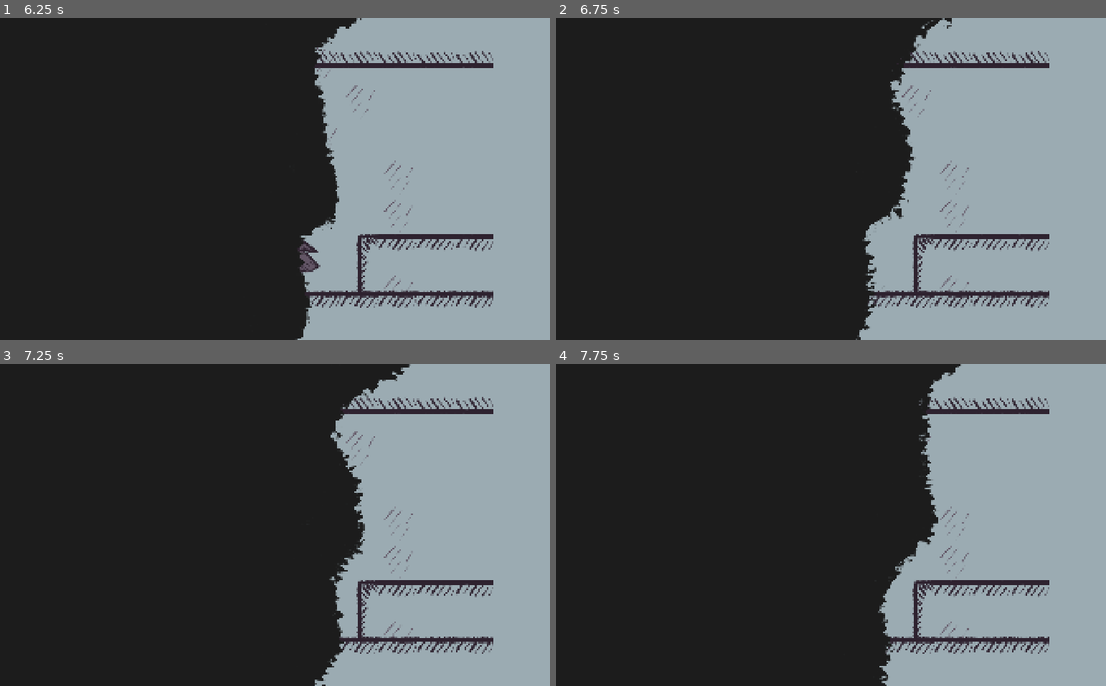
Above: before the commit, frames 1-4 (two rows, left to right).
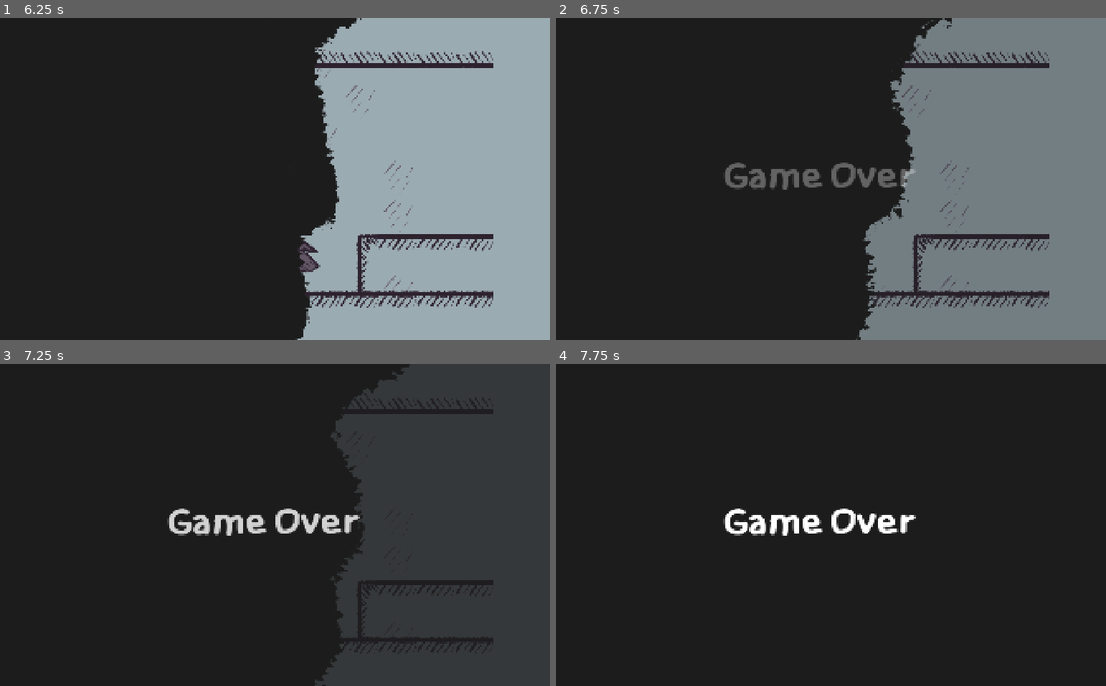
Above: after the commit, the same moments.

Repository: YiTongHu-SC/upside-down
Game: Godot game, scene res://scenes/main.tscn
The game is run twice, just before and just after one commit, with the same random seed, the same clock (stepped at 60 frames per second) and the same inputs.
Inputs:
- Up to frame 1 (6.25 s): hold D (MOVE_RIGHT) 0.53-2.03 s; tap Space (JUMP) at 0.77, 1.52, 3.02, 3.77, 4.52, 6.02 s; hold A (MOVE_LEFT) 2.03-2.78 s; hold D (MOVE_RIGHT) 2.78-4.28 s; hold A (MOVE_LEFT) 4.28-5.03 s; hold D (MOVE_RIGHT) 5.03-5.78 s; hold A (MOVE_LEFT) from 5.78 s (still down)
- Up to frame 2 (6.75 s): keep holding A (MOVE_LEFT)
- Up to frame 3 (7.25 s): keep holding A (MOVE_LEFT); tap Space (JUMP) at 6.77 s
- Up to frame 4 (7.75 s): release A (MOVE_LEFT) at 7.28 s; hold D (MOVE_RIGHT) from 7.28 s (still down); tap Space (JUMP) at 7.52 s

Frame 1 is identical in both runs. In frame 2, 38% of the frame differs, in the area x 30-100%, y 0-100%; in frame 3, 36%; in frame 4, 35%.

Commit message:
feat: add game over screen and custom font
- Add PaperHand font files and README
- Create main_theme.tres for custom theme
- Update project.godot to use custom theme
- Add game_over.gd script for game over screen
- Modify main.tscn to include game over panel and use custom theme

Diff:
--- /dev/null
+++ b/main_theme.tres
@@ -0,0 +1,6 @@
+[gd_resource type="Theme" load_steps=2 format=3 uid="uid://bnogvt7gfe55x"]
+
+[ext_resource type="FontFile" uid="uid://den8b07forq48" path="res://font/PaperHand/PaperHand-Regular-Black.ttf" id="1_470mv"]
+
+[resource]
+default_font = ExtResource("1_470mv")
--- a/project.godot
+++ b/project.godot
@@ -21,6 +21,10 @@
 window/size/viewport_height=1080
 window/stretch/mode="canvas_items"
 
+[gui]
+
+theme/custom="uid://bnogvt7gfe55x"
+
 [input]
 
 JUMP={
--- /dev/null
+++ b/scenes/game_over.gd
@@ -0,0 +1,9 @@
+extends PanelContainer
+
+func _ready() -> void:
+	modulate.a = 0
+	visible = true
+
+func trigger_game_over():
+	var tween = get_tree().create_tween()
+	tween.tween_property(self, "modulate:a", 1, 1)
--- a/scenes/main.tscn
+++ b/scenes/main.tscn
@@ -1,10 +1,15 @@
-[gd_scene load_steps=6 format=4 uid="uid://b0spwfs1gscuy"]
+[gd_scene load_steps=9 format=4 uid="uid://b0spwfs1gscuy"]
 
 [ext_resource type="PackedScene" uid="uid://bs1xrjb27dvn0" path="res://nodes/hero.tscn" id="1_0wfyh"]
 [ext_resource type="Material" uid="uid://cyap16m41y5tj" path="res://scenes/scene_mat.tres" id="1_tbgi4"]
 [ext_resource type="TileSet" uid="uid://xk2hqrsam3si" path="res://tile_map/tile.tres" id="2_0wfyh"]
 [ext_resource type="PackedScene" uid="uid://n2b7rx3a8c4s" path="res://nodes/enemy.tscn" id="4_tbgi4"]
+[ext_resource type="Theme" uid="uid://bnogvt7gfe55x" path="res://main_theme.tres" id="6_o6xl0"]
 [ext_resource type="Script" uid="uid://ffrbkwye1y0h" path="res://scenes/camera.gd" id="6_tefeu"]
+[ext_resource type="Script" uid="uid://vwsy6vskwmlw" path="res://scenes/game_over.gd" id="6_tipki"]
+
+[sub_resource type="StyleBoxFlat" id="StyleBoxFlat_tbgi4"]
+bg_color = Color(0.11, 0.11, 0.11, 1)
 
 [node name="Main" type="Node2D"]
 material = ExtResource("1_tbgi4")
@@ -53,3 +58,24 @@
 position = Vector2(1037, 575)
 script = ExtResource("6_tefeu")
 follow_target = NodePath("../Hero")
+
+[node name="CanvasLayer" type="CanvasLayer" parent="."]
+
+[node name="GameOverPanel" type="PanelContainer" parent="CanvasLayer"]
+visible = false
+anchors_preset = 15
+anchor_right = 1.0
+anchor_bottom = 1.0
+grow_horizontal = 2
+grow_vertical = 2
+theme_override_styles/panel = SubResource("StyleBoxFlat_tbgi4")
+script = ExtResource("6_tipki")
+
+[node name="Label" type="Label" parent="CanvasLayer/GameOverPanel"]
+layout_mode = 2
+size_flags_horizontal = 4
+theme = ExtResource("6_o6xl0")
+theme_override_font_sizes/font_size = 116
+text = "Game Over"
+
+[connection signal="hero_collision" from="Hero" to="CanvasLayer/GameOverPanel" method="trigger_game_over"]
Binary file added: font/PaperHand/PaperHand-Regular-Black.ttf
Binary file added: font/PaperHand/PaperHand-Regular-Bold-Condensed.ttf
Binary file added: font/PaperHand/PaperHand-Regular-Bold-Expanded.ttf
Binary file added: font/PaperHand/PaperHand-Regular-Bold.ttf
Binary file added: font/PaperHand/PaperHand-Regular-Light.ttf
Binary file added: font/PaperHand/PaperHand-Regular.ttf
Not shown, added: font/PaperHand/README.txt
Not shown, added: scenes/game_over.gd.uid
